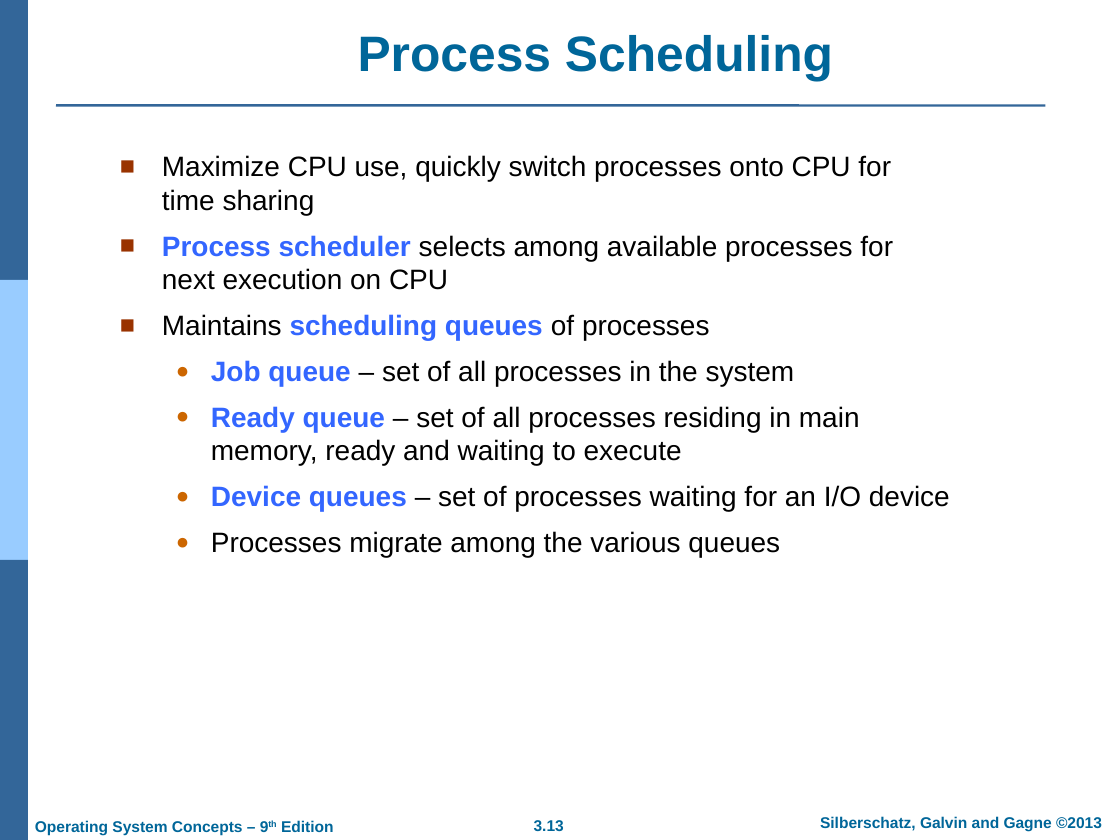
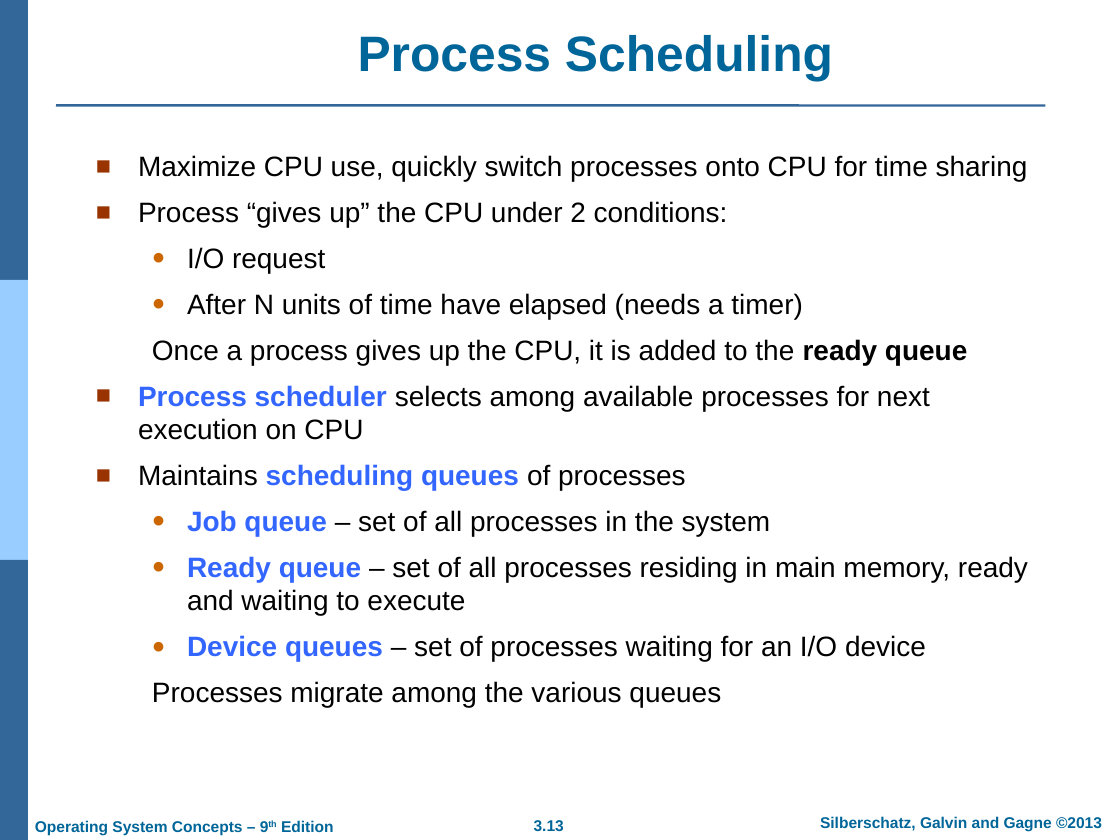
Before and after one commit to GeneralNitin/S4, a slide deck: slide 13 of S4/03. OS/PPTs/PPT-dir/03. Processes.ppt. Drawn at 1120x840 pixels with LibreOffice and Linux fonts; fonts in the diff are those of the drawing; background and template pictures are left out. Boxes give left, top, right and bottom in pixels: in the first picture for what was removed or moved away, otherwise in the second. Text is boxed around its words. In the diff, an @@ line names an element or a change of style, - is before the commit and + after.

```diff
--- a/S4/03. OS/PPTs/PPT-dir/03. Processes.ppt
+++ b/S4/03. OS/PPTs/PPT-dir/03. Processes.ppt
@@ text "Maximize CPU use, quickly switch ...": place and size @@
-text "Maximize CPU use, quickly switch ..." at box(162, 155, 950, 557)
+text "Maximize CPU use, quickly switch ..." at box(138, 155, 1028, 707)
@@ text at box(138, 201, 967, 365): paragraphs added @@
+■ Process “gives up” the CPU under 2 conditions:
+  ● I/O request
+  ● After N units of time have elapsed (needs a timer)
+  Once a process gives up the CPU, it is added to the ready queue
@@ text at box(152, 681, 721, 707): bullet ● to none @@
```
Also in this commit, not shown: 15 other slides changed.
